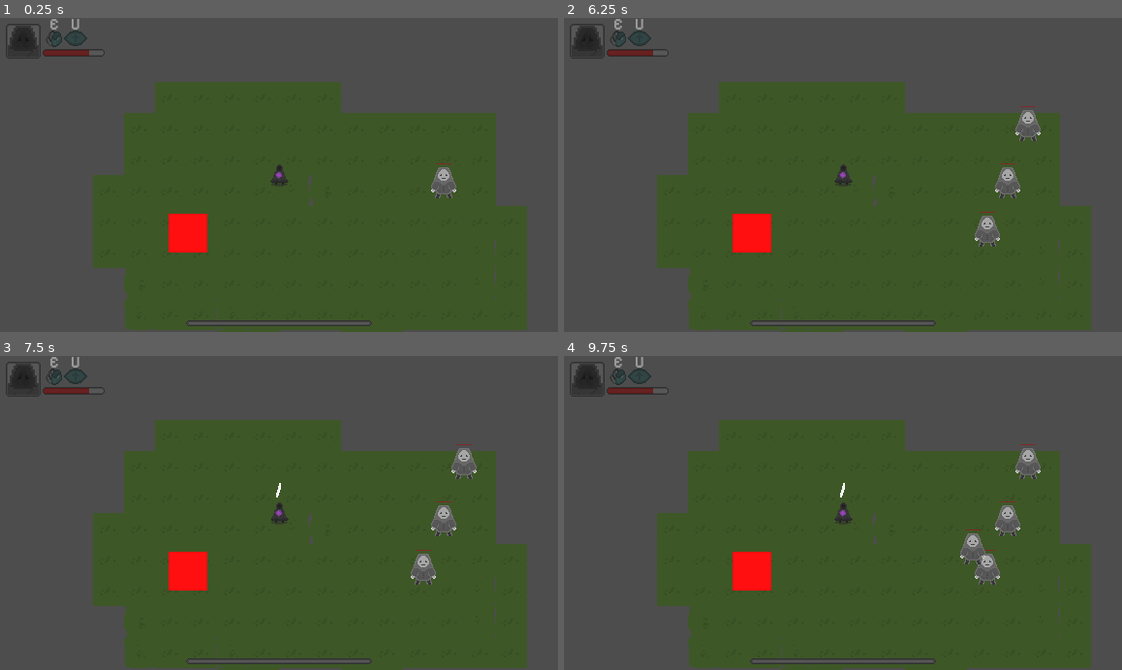
Above: before the commit, frames 1-4 (two rows, left to right).
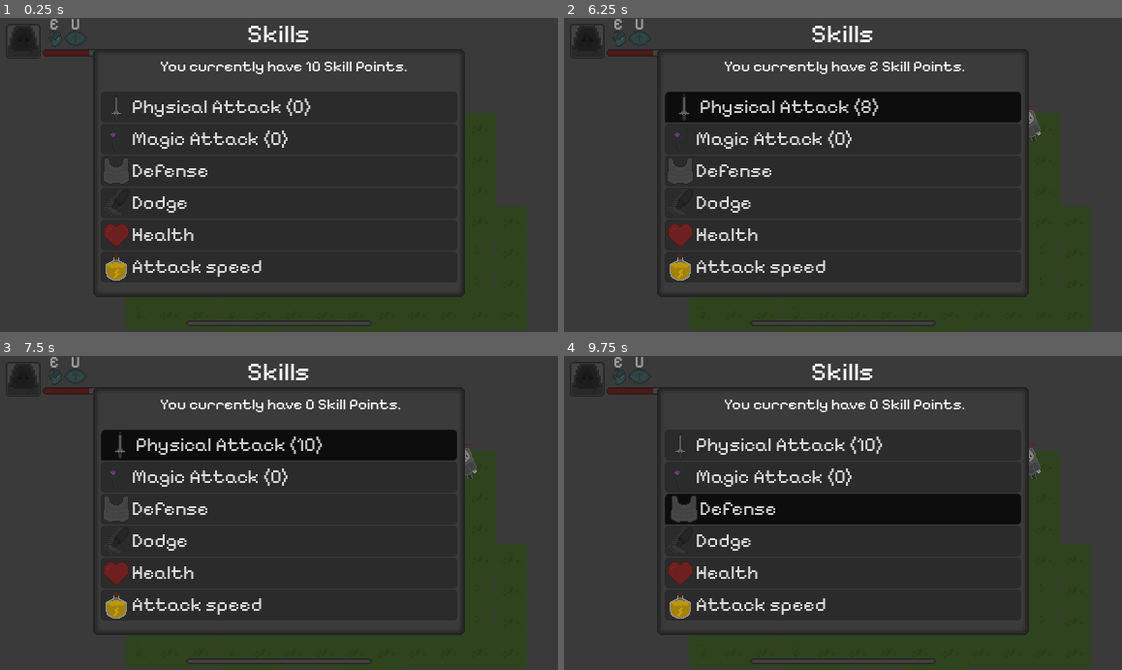
Above: after the commit, the same moments.

Repository: asztalosm/Sanctuary-of-Nyx
Game: Godot game, scene res://testplace.tscn
Same seed, same stepped clock (60 frames per second), same inputs: the game is played once before the commit and once after it. This scene is started directly instead of the project's main scene.
Inputs (mouse positions are in pixels of both pictures, inside the frame that each line leads up to):
- Up to frame 1 (0.25 s): no input
- Up to frame 2 (6.25 s): click (843, 105) at 0.5 s, where only the run after the commit has a clickable "Physical Attack (0)"; click (843, 105) at 1.25 s, where only the run after the commit has a clickable "Physical Attack (1)"; click (843, 105) at 2 s, where only the run after the commit has a clickable "Physical Attack (2)"; click (843, 105) at 2.75 s, where only the run after the commit has a clickable "Physical Attack (3)"; click (843, 105) at 3.5 s, where only the run after the commit has a clickable "Physical Attack (4)"; click (843, 105) at 4.25 s, where only the run after the commit has a clickable "Physical Attack (5)"; click (843, 105) at 5 s, where only the run after the commit has a clickable "Physical Attack (6)"; click (843, 105) at 5.75 s, where only the run after the commit has a clickable "Physical Attack (7)"
- Up to frame 3 (7.5 s): click (279, 443) at 6.5 s, where only the run after the commit has a clickable "Physical Attack (8)"; click (279, 443) at 7.25 s, where only the run after the commit has a clickable "Physical Attack (9)"
- Up to frame 4 (9.75 s): click (843, 443) at 8 s, where only the run after the commit has a clickable "Physical Attack (10)"; click (843, 478) at 8.75 s, where only the run after the commit has a clickable "Magic Attack (0)"; click (843, 509) at 9.5 s, where only the run after the commit has a clickable "Defense"

The runs differ from the first frame. In frame 1, 46% of the frame differs, in the area x 16-84%, y 2-89%; in frame 2, 46%; in frame 3, 46%; in frame 4, 46%, in the area x 16-86%, y 2-89%.

Commit message:
skill gui rework to add custom tooltips

Diff:
--- a/character.gd
+++ b/character.gd
@@ -28,12 +28,14 @@
 	"SkillPoints": 0,
 	"BasePhysAttack": 2,
 	"BaseDefense": 0,
+	"BaseMagicAttack": 1,
 }
 @export var currentcharacter = { #this has to be reloaded every time a character change will happen, with the correct information
 	"Class": "Assassin",
-	"Attack": "daggerattack",
+	"Type": "Melee",
 	"Ability": "assassinstep",
 	"Icon": preload("res://resources/assassinicon.png"),
+	"Attack": "daggerattack",
 }
 #inventory menu is a TODO, have to change the resolution of the inventory.png
 @export var equipped = { #dont know yet if these should be null as in character has nothing to start with or has some basic items,
@@ -48,7 +50,8 @@
 	"PhysAtk": 0,
 	"Defense": 0,
 	"Dodge": 0,
-	"Health": 0
+	"Health": 0,
+	"MagicAtk": 0,
 }
 @export var abilitywaittime = 4.0
 @export var abilityduration = 1.0
@@ -61,7 +64,8 @@
 var hitenemies = []
 
 func switchcharacter(character):
-	if !changingcharacter:
+	if !changingcharacter and character != currentcharacter:
+		attacked = false #i guess this could be exploited to reset atk cd but idc cause there already is a cd on character change
 		changingcharacter = true
 		for elements in Characters:
 			if elements.Class == currentcharacter.Class:
@@ -100,18 +104,30 @@
 	oldspeed = speed
 	speed = oldspeed * 1.5
 func attack() -> void:
-	attacked = true
-	hitenemies.clear()
-	if currentcharacter.Attack == "daggerattack":
-		$AssassinHitcheck.position.y += 12000
-		$AssassinHitcheck.monitoring = true
-		$AssassinHitcheck.position.y -= 12000 #pretty ugly way to reset the hitbox but idc
-		$AssassinHitcheck.rotate($AssassinHitcheck.get_angle_to(get_global_mouse_position()) +0.5*PI)
-		$AssassinHitcheck/AnimatedSprite2D.play("default")
-		$Soundcontroller.play(currentcharacter.Attack)
-	if currentcharacter.Attack == "mageattack":
-		$MageProjectile.start()
-
+	if attacked:
+		return
+	else:
+		attacked = true
+		hitenemies.clear()
+		if currentcharacter.Attack == "daggerattack":
+			$AssassinHitcheck.position.y += 12000
+			$AssassinHitcheck.monitoring = true
+			$AssassinHitcheck.position.y -= 12000 #pretty ugly way to reset the hitbox but idc
+			$AssassinHitcheck.rotate($AssassinHitcheck.get_angle_to(get_global_mouse_position()) +0.5*PI)
+			$AssassinHitcheck/AnimatedSprite2D.play("default")
+			$Soundcontroller.play(currentcharacter.Attack)
+		if currentcharacter.Attack == "mageattack":
+			$MageProjectile.start()
+func applydamage() -> void:
+	attacked = false
+	if currentcharacter.Class == "Assassin":
+		$AssassinHitcheck.monitoring = false
+		for enemies in hitenemies:
+			enemies.health -= globalcharacterstats.BasePhysAttack * (skills.PhysAtk + 10) / 10
+			enemies.get_node("AnimationPlayer").play("hit")
+	if currentcharacter.Class == "Mage":
+		for enemies in hitenemies:
+			enemies.health -= globalcharacterstats.BaseMagicAttack * (skills.MagicAtk + 10) / 10
 
 func hit(selfdamage) ->void:
 	var dodgerng = randi_range(0,100)
@@ -184,12 +200,7 @@
 
 
 func _attack_animation_finished() -> void:
-	$AssassinHitcheck.monitoring = false
-	attacked = false
-	if currentcharacter.Class == "Assassin":
-		for enemies in hitenemies:
-			enemies.health -= globalcharacterstats.BasePhysAttack * (skills.PhysAtk + 10) / 10
-			enemies.get_node("AnimationPlayer").play("hit")
+	applydamage()
 
 
 func _on_hitcheck_area_entered(area: Area2D) -> void:
@@ -214,7 +225,7 @@
 	var animname : String = $AnimatedSprite2D.animation
 	if animname.contains("walk"):
 		$Soundcontroller.play("footstepstart")
-	elif animname == "frontidle":
+	elif animname.contains("idle"):
 		$Soundcontroller.play("footstepend")
 
 
--- a/character.tscn
+++ b/character.tscn
@@ -31,11 +31,14 @@
 [ext_resource type="Texture2D" uid="uid://b2o8pbbp7adkm" path="res://resources/inventoryitembg.png" id="18_xvb2f"]
 [ext_resource type="Texture2D" uid="uid://xg5eim0fgn0p" path="res://resources/skills.png" id="19_1r1pa"]
 [ext_resource type="Texture2D" uid="uid://ttrtblxa8g0e" path="res://resources/defense.png" id="19_8vvwr"]
-[ext_resource type="Script" uid="uid://bngoo5sh1tgu" path="res://head_bg.gd" id="19_shm3m"]
+[ext_resource type="Script" uid="uid://bngoo5sh1tgu" path="res://customtooltip.gd" id="19_shm3m"]
 [ext_resource type="Texture2D" uid="uid://chowm636eurtf" path="res://resources/helmetsample.png" id="19_uswop"]
 [ext_resource type="Texture2D" uid="uid://c0yt4uvjmrt21" path="res://resources/dodgemovement.png" id="20_5said"]
 [ext_resource type="Texture2D" uid="uid://dw6q8ew1d3d0l" path="res://resources/health.png" id="21_pm3tn"]
 [ext_resource type="AudioStream" uid="uid://dx4fk1fg770n" path="res://resources/levelup.wav" id="22_8i6g0"]
+[ext_resource type="Script" uid="uid://cxvygi53tkf17" path="res://customtooltipLabel.gd" id="31_lphiu"]
+[ext_resource type="Texture2D" uid="uid://c7o1g6qo5nxak" path="res://resources/MagicAtk.png" id="32_xc4g8"]
+[ext_resource type="Texture2D" uid="uid://bbedbtdwvex2e" path="res://resources/atkspeed.png" id="33_xc8pg"]
 [ext_resource type="Texture2D" uid="uid://g1b26c8m7md3" path="res://resources/characterchangeparticle.png" id="34_lyohd"]
 
 [sub_resource type="AtlasTexture" id="AtlasTexture_7a2eb"]
@@ -776,6 +779,21 @@
 corner_radius_bottom_right = 4
 corner_radius_bottom_left = 4
 
+[sub_resource type="StyleBoxFlat" id="StyleBoxFlat_lphiu"]
+bg_color = Color(0.1, 0.1, 0.1, 0.501961)
+border_width_left = 4
+corner_radius_top_left = 4
+corner_radius_top_right = 4
+corner_radius_bottom_right = 4
+corner_radius_bottom_left = 4
+
+[sub_resource type="StyleBoxFlat" id="StyleBoxFlat_xc4g8"]
+bg_color = Color(0.168627, 0.168627, 0.168627, 1)
+corner_radius_top_left = 4
+corner_radius_top_right = 4
+corner_radius_bottom_right = 4
+corner_radius_bottom_left = 4
+
 [sub_resource type="FontVariation" id="FontVariation_y0ipg"]
 base_font = ExtResource("9_88tkl")
 variation_opentype = {
@@ -1053,6 +1071,9 @@
 "update": 1,
 "values": [true]
 }
+
+[sub_resource type="Animation" id="Animation_aeagw"]
+resource_name = "explosionorb"
 
 [sub_resource type="Animation" id="Animation_x1sy7"]
 resource_name = "footstepend"
@@ -1152,9 +1173,6 @@
 }]
 }
 
-[sub_resource type="Animation" id="Animation_aeagw"]
-resource_name = "explosionorb"
-
 [sub_resource type="AnimationLibrary" id="AnimationLibrary_x1sy7"]
 _data = {
 &"LevelUp": SubResource("Animation_r5wlx"),
@@ -1306,13 +1324,15 @@
 script = ExtResource("6_aeagw")
 
 [node name="MageHitcheck" type="Area2D" parent="Player/MageProjectile"]
+collision_layer = 0
+collision_mask = 3
+monitorable = false
 
 [node name="AnimatedSprite2D" type="AnimatedSprite2D" parent="Player/MageProjectile/MageHitcheck"]
 sprite_frames = SubResource("SpriteFrames_dmqbl")
-animation = &"playing"
 
 [node name="Timer" type="Timer" parent="Player/MageProjectile/MageHitcheck"]
-wait_time = 3.0
+wait_time = 1.8
 one_shot = true
 
 [node name="CollisionShape2D" type="CollisionShape2D" parent="Player/MageProjectile/MageHitcheck"]
@@ -1694,7 +1714,6 @@
 stretch_mode = 2
 
 [node name="Skills" type="Control" parent="Player/GUI"]
-visible = false
 layout_mode = 3
 anchors_preset = 0
 offset_right = 40.0
@@ -1740,6 +1759,7 @@
 autowrap_mode = 0
 
 [node name="ItemList" type="ItemList" parent="Player/GUI/Skills"]
+visible = false
 layout_mode = 0
 offset_left = 104.0
 offset_top = 64.0
@@ -1758,6 +1778,123 @@
 item_3/text = "Health"
 item_3/icon = ExtResource("21_pm3tn")
 
+[node name="GridContainer" type="GridContainer" parent="Player/GUI/Skills"]
+layout_mode = 2
+offset_left = 104.0
+offset_top = 76.0
+offset_right = 472.0
+offset_bottom = 280.0
+theme_override_constants/v_separation = 1
+
+[node name="PhysAtk" type="Button" parent="Player/GUI/Skills/GridContainer"]
+custom_minimum_size = Vector2(0, 32)
+layout_mode = 2
+size_flags_horizontal = 3
+theme = ExtResource("2_wa5vi")
+theme_override_colors/icon_hover_pressed_color = Color(0.8, 0.8, 0.8, 1)
+theme_override_colors/icon_hover_color = Color(0.8, 0.8, 0.8, 1)
+theme_override_colors/icon_pressed_color = Color(0.8, 0.8, 0.8, 1)
+theme_override_colors/icon_focus_color = Color(0.8, 0.8, 0.8, 1)
+theme_override_colors/icon_normal_color = Color(0.8, 0.8, 0.8, 1)
+theme_override_font_sizes/font_size = 20
+theme_override_styles/hover = SubResource("StyleBoxFlat_lphiu")
+theme_override_styles/normal = SubResource("StyleBoxFlat_xc4g8")
+text = "Physical Damage"
+icon = ExtResource("18_rr203")
+alignment = 0
+script = ExtResource("31_lphiu")
+
+[node name="MagicAtk" type="Button" parent="Player/GUI/Skills/GridContainer"]
+custom_minimum_size = Vector2(0, 32)
+layout_mode = 2
+size_flags_horizontal = 3
+theme = ExtResource("2_wa5vi")
+theme_override_colors/icon_hover_pressed_color = Color(0.8, 0.8, 0.8, 1)
+theme_override_colors/icon_hover_color = Color(0.8, 0.8, 0.8, 1)
+theme_override_colors/icon_pressed_color = Color(0.8, 0.8, 0.8, 1)
+theme_override_colors/icon_focus_color = Color(0.8, 0.8, 0.8, 1)
+theme_override_colors/icon_normal_color = Color(0.8, 0.8, 0.8, 1)
+theme_override_font_sizes/font_size = 20
+theme_override_styles/hover = SubResource("StyleBoxFlat_lphiu")
+theme_override_styles/normal = SubResource("StyleBoxFlat_xc4g8")
+text = "Magic Damage"
+icon = ExtResource("32_xc4g8")
+alignment = 0
+script = ExtResource("31_lphiu")
+
+[node name="Defense" type="Button" parent="Player/GUI/Skills/GridContainer"]
+custom_minimum_size = Vector2(0, 32)
+layout_mode = 2
+size_flags_horizontal = 3
+theme = ExtResource("2_wa5vi")
+theme_override_colors/icon_hover_pressed_color = Color(0.8, 0.8, 0.8, 1)
+theme_override_colors/icon_hover_color = Color(0.8, 0.8, 0.8, 1)
+theme_override_colors/icon_pressed_color = Color(0.8, 0.8, 0.8, 1)
+theme_override_colors/icon_focus_color = Color(0.8, 0.8, 0.8, 1)
+theme_override_colors/icon_normal_color = Color(0.8, 0.8, 0.8, 1)
+theme_override_font_sizes/font_size = 20
+theme_override_styles/hover = SubResource("StyleBoxFlat_lphiu")
+theme_override_styles/normal = SubResource("StyleBoxFlat_xc4g8")
+text = "Defense"
+icon = ExtResource("19_8vvwr")
+alignment = 0
+script = ExtResource("31_lphiu")
+
+[node name="Dodge" type="Button" parent="Player/GUI/Skills/GridContainer"]
+custom_minimum_size = Vector2(0, 32)
+layout_mode = 2
+size_flags_horizontal = 3
+theme = ExtResource("2_wa5vi")
+theme_override_colors/icon_hover_pressed_color = Color(0.8, 0.8, 0.8, 1)
+theme_override_colors/icon_hover_color = Color(0.8, 0.8, 0.8, 1)
+theme_override_colors/icon_pressed_color = Color(0.8, 0.8, 0.8, 1)
+theme_override_colors/icon_focus_color = Color(0.8, 0.8, 0.8, 1)
+theme_override_colors/icon_normal_color = Color(0.8, 0.8, 0.8, 1)
+theme_override_font_sizes/font_size = 20
+theme_override_styles/hover = SubResource("StyleBoxFlat_lphiu")
+theme_override_styles/normal = SubResource("StyleBoxFlat_xc4g8")
+text = "Dodge"
+icon = ExtResource("20_5said")
+alignment = 0
+script = ExtResource("31_lphiu")
+
+[node name="Health" type="Button" parent="Player/GUI/Skills/GridContainer"]
+custom_minimum_size = Vector2(0, 32)
+layout_mode = 2
+size_flags_horizontal = 3
+theme = ExtResource("2_wa5vi")
+theme_override_colors/icon_hover_pressed_color = Color(0.8, 0.8, 0.8, 1)
+theme_override_colors/icon_hover_color = Color(0.8, 0.8, 0.8, 1)
+theme_override_colors/icon_pressed_color = Color(0.8, 0.8, 0.8, 1)
+theme_override_colors/icon_focus_color = Color(0.8, 0.8, 0.8, 1)
+theme_override_colors/icon_normal_color = Color(0.8, 0.8, 0.8, 1)
+theme_override_font_sizes/font_size = 20
+theme_override_styles/hover = SubResource("StyleBoxFlat_lphiu")
+theme_override_styles/normal = SubResource("StyleBoxFlat_xc4g8")
+text = "Health"
+icon = ExtResource("21_pm3tn")
+alignment = 0
+script = ExtResource("31_lphiu")
+
+[node name="AtkSpeed" type="Button" parent="Player/GUI/Skills/GridContainer"]
+custom_minimum_size = Vector2(0, 32)
+layout_mode = 2
+size_flags_horizontal = 3
+theme = ExtResource("2_wa5vi")
+theme_override_colors/icon_hover_pressed_color = Color(0.8, 0.8, 0.8, 1)
+theme_override_colors/icon_hover_color = Color(0.8, 0.8, 0.8, 1)
+theme_override_colors/icon_pressed_color = Color(0.8, 0.8, 0.8, 1)
+theme_override_colors/icon_focus_color = Color(0.8, 0.8, 0.8, 1)
+theme_override_colors/icon_normal_color = Color(0.8, 0.8, 0.8, 1)
+theme_override_font_sizes/font_size = 20
+theme_override_styles/hover = SubResource("StyleBoxFlat_lphiu")
+theme_override_styles/normal = SubResource("StyleBoxFlat_xc4g8")
+text = "Attack speed"
+icon = ExtResource("33_xc8pg")
+alignment = 0
+script = ExtResource("31_lphiu")
+used_text = "fasz nagyon hosszú"
+
 [node name="Hotkeys" type="Control" parent="Player/GUI"]
 layout_mode = 3
 anchors_preset = 0
@@ -1838,6 +1975,7 @@
 &"": SubResource("AnimationLibrary_kjduu")
 }
 
+[connection signal="area_entered" from="Player/MageProjectile/MageHitcheck" to="Player/MageProjectile" method="_on_mage_hitcheck_area_entered"]
 [connection signal="timeout" from="Player/MageProjectile/MageHitcheck/Timer" to="Player/MageProjectile" method="_on_timer_timeout"]
 [connection signal="finished" from="Player/GPUParticles2D" to="Player" method="characterswitched"]
 [connection signal="animation_changed" from="Player/AnimatedSprite2D" to="Player" method="sprite_animation_changed"]
@@ -1849,3 +1987,5 @@
 [connection signal="item_activated" from="Player/GUI/Skills/ItemList" to="Player/GUI" method="_on_item_list_item_activated"]
 [connection signal="item_clicked" from="Player/GUI/Skills/ItemList" to="Player/GUI" method="_on_item_list_item_clicked"]
 [connection signal="item_selected" from="Player/GUI/Skills/ItemList" to="Player/GUI" method="_on_item_list_item_selected"]
+[connection signal="pressed" from="Player/GUI/Skills/GridContainer/PhysAtk" to="Player/GUI" method="_on_phys_atk_pressed"]
+[connection signal="pressed" from="Player/GUI/Skills/GridContainer/MagicAtk" to="Player/GUI" method="_on_magic_atk_pressed"]
--- /dev/null
+++ b/customtooltipLabel.gd
@@ -0,0 +1,15 @@
+extends Button
+@export var used_text = "text that will be replaced from a json file with data about the item"
+
+
+func _make_custom_tooltip(_for_text: String) -> Object:
+	print(used_text)
+	var tooltiplabel : RichTextLabel = RichTextLabel.new()
+	tooltiplabel.bbcode_enabled = true
+	tooltiplabel.text = used_text
+	tooltiplabel.theme = preload("res://resources/shaders/inventorytooltip.tres")
+	var lines = 1
+	if used_text.count("[p]") > 0:
+		lines = used_text.count("[p]")
+	tooltiplabel.custom_minimum_size = tooltiplabel.get_theme_default_font().get_string_size(used_text) * Vector2(0.5, lines)
+	return tooltiplabel
--- a/gui.gd
+++ b/gui.gd
@@ -3,9 +3,13 @@
 
 func refreshstats() -> void:
 	$Skills/Info.text = "You currently have " + str(get_parent().globalcharacterstats.SkillPoints) + " Skill Points."
-	$Skills/ItemList.set_item_text(0, "Physical Attack ("+ str(get_parent().skills.PhysAtk) +")")
-	$Skills/ItemList.set_item_text(1, "Defense ("+ str(get_parent().skills.Defense) +")")
-	$Skills/ItemList.set_item_text(2, "Speed and Dodge ("+ str(get_parent().skills.Dodge) +")")
+	$Skills/GridContainer/PhysAtk.text = "Physical Attack (" +str(get_parent().skills.PhysAtk) + ")"
+	$Skills/GridContainer/PhysAtk.used_text = "Multiplies your Physical damage by [color=#22BB22]" + (str(float(get_parent().skills.PhysAtk + 10) / 10)) + "[/color]"
+	$Skills/GridContainer/MagicAtk.text = "Magic Attack (" +str(get_parent().skills.MagicAtk) + ")"
+	$Skills/GridContainer/MagicAtk.used_text = "Multiplies your Magical damage by [color=#22BB22]" + (str(float(get_parent().skills.MagicAtk + 10) / 10)) + "[/color]"
+
+
+
 	$Skills/ItemList.set_item_text(3, "Health ("+ str(get_parent().skills.Health) +")")
 	$Skills/ItemList.set_item_tooltip(0, "Multiplies your Physical damage by " + (str(float(get_parent().skills.PhysAtk + 10) / 10)))
 	$Skills/ItemList.set_item_tooltip(1, "Decreases incoming damage by "+ str(float(get_parent().defense)))
@@ -99,10 +103,7 @@
 	if get_parent().globalcharacterstats.SkillPoints > 0 and !clickedskill:
 		get_parent().globalcharacterstats.SkillPoints -= 1
 		$Skills/Info.text = "You currently have " + str(get_parent().globalcharacterstats.SkillPoints) + " Skill Points."
-		if index == 0:
-			get_parent().skills.PhysAtk += 1
-			$Skills/ItemList.set_item_text(0, "Physical Attack ("+ str(get_parent().skills.PhysAtk) +")")
-		elif index == 1:
+		if index == 1:
 			get_parent().skills.Defense += 1
 			$Skills/ItemList.set_item_text(1, "Defense ("+ str(get_parent().skills.Defense) +")")
 			get_parent().defense = get_parent().skills.Defense /10 * 2
@@ -112,3 +113,17 @@
 			get_parent().dodgechance += 1
 			get_parent().speed += 2
 	refreshstats()
+
+#Skill GUI buttons
+func _on_phys_atk_pressed() -> void:
+	if get_parent().globalcharacterstats.SkillPoints > 0 and !clickedskill:
+		get_parent().globalcharacterstats.SkillPoints -= 1
+		get_parent().skills.PhysAtk += 1
+		$Skills/ItemList.set_item_text(0, "Physical Attack ("+ str(get_parent().skills.PhysAtk) +")")
+	refreshstats()
+func _on_magic_atk_pressed() -> void:
+	if get_parent().globalcharacterstats.SkillPoints > 0 and !clickedskill:
+		get_parent().globalcharacterstats.SkillPoints -= 1
+		get_parent().skills.MagicAtk += 1
+		$Skills/ItemList.set_item_text(0, "Magical Attack ("+ str(get_parent().skills.MagicAtk) +")")
+	refreshstats()
--- a/mage_projectile.gd
+++ b/mage_projectile.gd
@@ -1,7 +1,7 @@
 extends CharacterBody2D
 @export var moving = false
 @export var target = null #adding this as an export incase i make a weapon that homes to the enemies
-@export var speed = 220 # i probably
+@export var speed = 220
 #mage projectile
 func _on_timer_timeout() -> void:
 	get_parent().attacked = false
@@ -11,6 +11,7 @@
 
 func start() -> void:
 	if !moving:
+		get_parent().hitenemies.clear()
 		moving = true
 		$MageHitcheck/Timer.start()
 		$MageHitcheck/AnimatedSprite2D.play("playing")
@@ -25,3 +26,11 @@
 		else:
 			velocity = Vector2.ZERO
 		move_and_slide()
+
+
+func _on_mage_hitcheck_area_entered(area: Area2D) -> void:
+	moving = false
+	get_parent().hitenemies.append(area.get_parent())
+	get_parent().applydamage()
+	global_position = get_parent().global_position
+	$MageHitcheck/AnimatedSprite2D.animation = "default"
--- a/resources/shaders/buttontheme.tres
+++ b/resources/shaders/buttontheme.tres
@@ -55,7 +55,7 @@
 Button/colors/icon_focus_color = Color(0.396889, 0.396889, 0.396889, 1)
 Button/colors/icon_hover_color = Color(0, 0, 0, 1)
 Button/colors/icon_hover_pressed_color = Color(0, 0, 0, 1)
-Button/colors/icon_normal_color = Color(0.270222, 0.270222, 0.270222, 1)
+Button/colors/icon_normal_color = Color(0.8, 0.8, 0.8, 1)
 Button/colors/icon_pressed_color = Color(0, 0, 0, 1)
 Button/constants/align_to_largest_stylebox = 0
 Button/constants/h_separation = 0
@@ -88,6 +88,7 @@
 Label/colors/font_color = Color(0.497474, 0.497474, 0.497474, 1)
 ProgressBar/font_sizes/font_size = 12
 ProgressBar/styles/background = SubResource("StyleBoxEmpty_yoi3q")
+RichTextLabel/font_sizes/normal_font_size = 20
 TabBar/colors/drop_mark_color = Color(1, 1, 1, 1)
 TabContainer/constants/icon_separation = 0
 TabContainer/constants/side_margin = 0
--- a/resources/shaders/inventorytooltip.tres
+++ b/resources/shaders/inventorytooltip.tres
@@ -1,7 +1,52 @@
-[gd_resource type="Theme" load_steps=2 format=3 uid="uid://c5v4vtbg6lquy"]
+[gd_resource type="Theme" load_steps=5 format=3 uid="uid://c5v4vtbg6lquy"]
 
 [ext_resource type="FontFile" uid="uid://bgjdmbdgei8de" path="res://resources/PixelifySans-VariableFont_wght.ttf" id="1_b1mkv"]
+
+[sub_resource type="StyleBoxEmpty" id="StyleBoxEmpty_b1mkv"]
+
+[sub_resource type="StyleBoxFlat" id="StyleBoxFlat_6uiar"]
+content_margin_left = 4.0
+content_margin_top = 4.0
+content_margin_right = 4.0
+content_margin_bottom = 4.0
+bg_color = Color(1, 1, 1, 0.75)
+draw_center = false
+border_width_left = 2
+border_width_top = 2
+border_width_right = 2
+border_width_bottom = 2
+corner_radius_top_left = 3
+corner_radius_top_right = 3
+corner_radius_bottom_right = 3
+corner_radius_bottom_left = 3
+corner_detail = 5
+expand_margin_left = 2.0
+expand_margin_top = 2.0
+expand_margin_right = 2.0
+expand_margin_bottom = 2.0
+
+[sub_resource type="StyleBoxEmpty" id="StyleBoxEmpty_6uiar"]
 
 [resource]
 default_font = ExtResource("1_b1mkv")
 default_font_size = 12
+RichTextLabel/colors/default_color = Color(1, 1, 1, 1)
+RichTextLabel/colors/font_outline_color = Color(0, 0, 0, 1)
+RichTextLabel/colors/font_selected_color = Color(0, 0, 0, 0)
+RichTextLabel/colors/font_shadow_color = Color(0, 0, 0, 0)
+RichTextLabel/colors/selection_color = Color(0.1, 0.1, 1, 0.8)
+RichTextLabel/colors/table_border = Color(0, 0, 0, 0)
+RichTextLabel/colors/table_even_row_bg = Color(0, 0, 0, 0)
+RichTextLabel/colors/table_odd_row_bg = Color(0, 0, 0, 0)
+RichTextLabel/constants/line_separation = 0
+RichTextLabel/constants/outline_size = 0
+RichTextLabel/constants/shadow_offset_x = 1
+RichTextLabel/constants/shadow_offset_y = 1
+RichTextLabel/constants/shadow_outline_size = 1
+RichTextLabel/constants/table_h_separation = 3
+RichTextLabel/constants/table_v_separation = 3
+RichTextLabel/constants/text_highlight_h_padding = 3
+RichTextLabel/constants/text_highlight_v_padding = 3
+RichTextLabel/styles/background = SubResource("StyleBoxEmpty_b1mkv")
+RichTextLabel/styles/focus = SubResource("StyleBoxFlat_6uiar")
+RichTextLabel/styles/normal = SubResource("StyleBoxEmpty_6uiar")
Not shown: 1 places in character.tscn that only renumber resources
Renamed: head_bg.gd -> customtooltip.gd
Renamed: head_bg.gd.uid -> customtooltip.gd.uid
Not shown, added: customtooltipLabel.gd.uid
Binary file added: resources/MagicAtk.png
Not shown, added: resources/MagicAtk.png.import
Binary file added: resources/atkspeed.png
Not shown, added: resources/atkspeed.png.import
